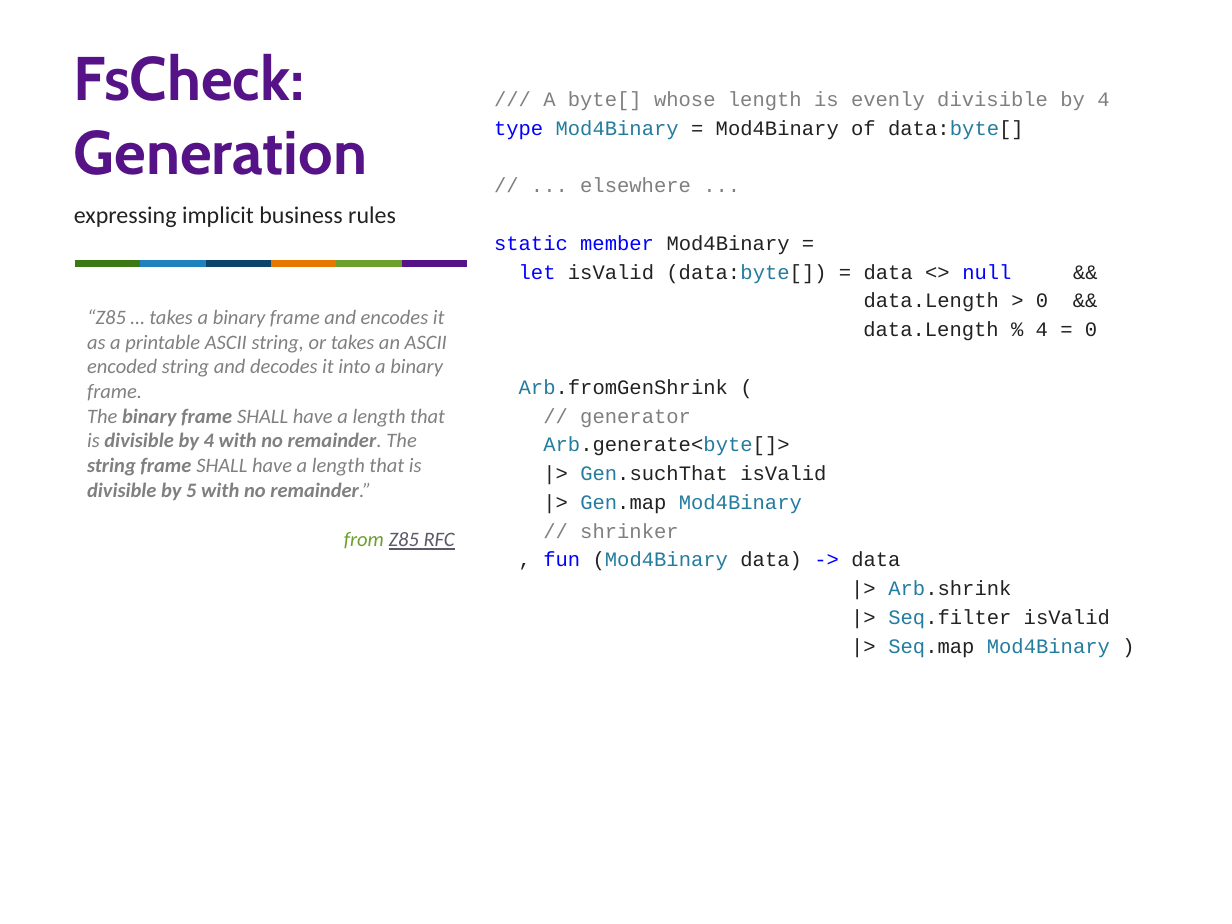
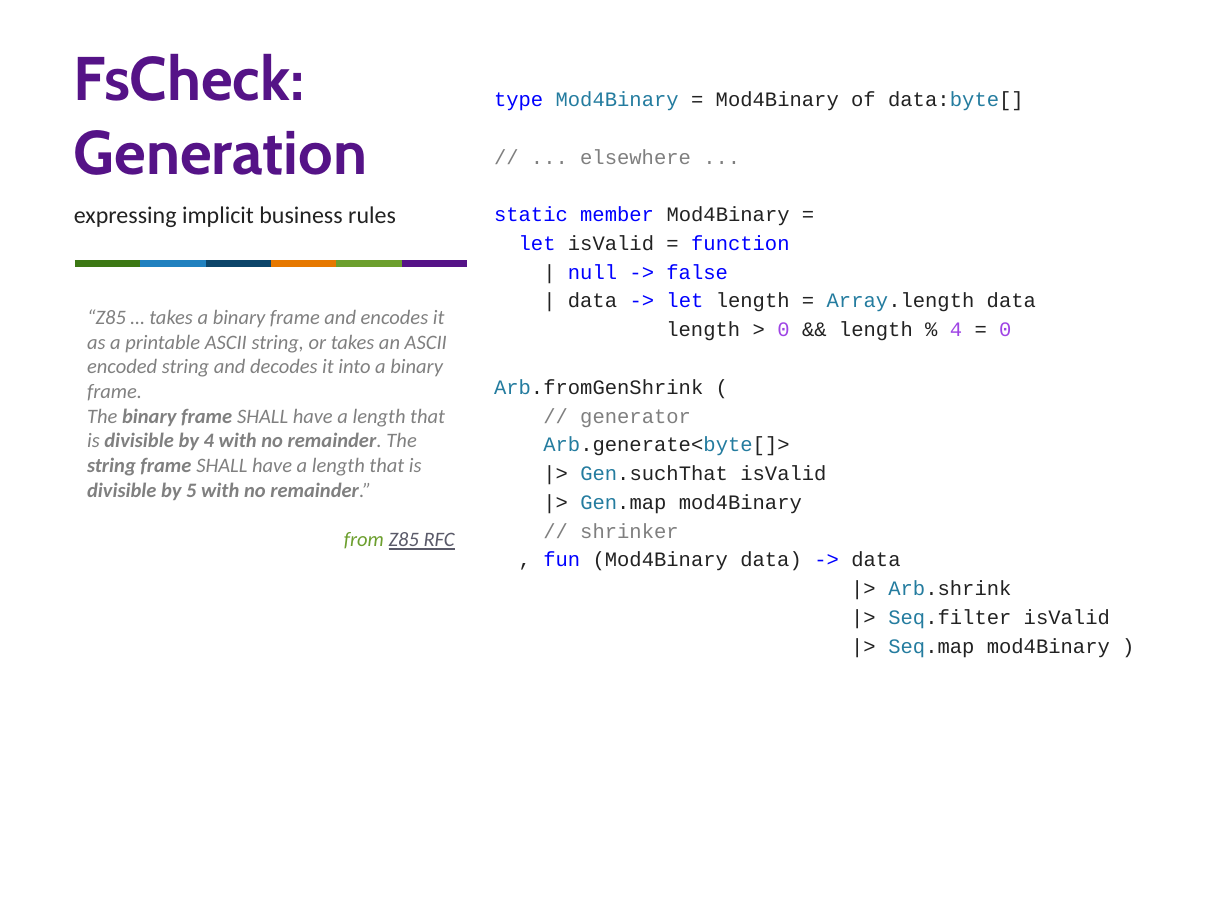
Before and after one commit to pblasucci/checkprops, a slide deck: slide 12 of checkprops.pptx. Drawn at 1232x924 pixels with LibreOffice and Linux fonts; fonts in the diff are those of the drawing. Boxes give left, top, right and bottom in pixels: in the first picture for what was removed or moved away, otherwise in the second. Text is boxed around its words. In the diff, an @@ line names an element or a change of style, - is before the commit and + after.

Commit message:
tweaked Mod4Binary generator in F#

```diff
--- a/checkprops.pptx
+++ b/checkprops.pptx
@@ text at [543,92,1109,110]: paragraph removed @@
-/// A byte[] whose length is evenly divisible by 4
@@ text at [519,235,1036,341]: text changed @@
-let isValid (data:byte[]) = data <> null &&
-data.Length > 0 &&
-data.Length % 4 = 0
+let isValid = function
+| null -> false
+| data -> let length = Array.length data
+length > 0 && length % 4 = 0
@@ text at [580,494,802,514]: text changed; text colour #247C9F to #222222 @@
-|> Gen.map Mod4Binary
+|> Gen.map mod4Binary
@@ text at [543,552,900,571]: text colour #247C9F to #222222 in "(Mod4Binary" @@
@@ text at [888,638,1110,658]: text changed; text colour #247C9F to #222222 @@
-|> Seq.map Mod4Binary )
+|> Seq.map mod4Binary )
```
Also in this commit, not shown: 1 other file.
